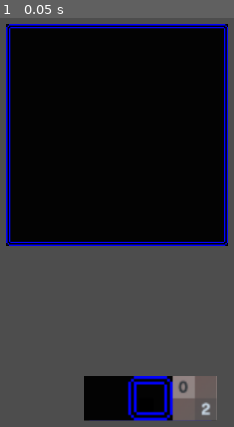
Above: before the commit, frame 1.
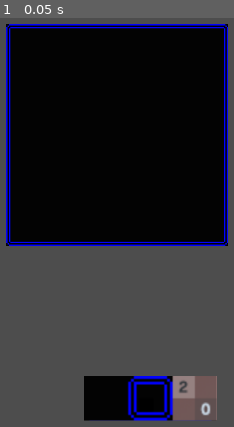
Above: after the commit, the same moment.

Repository: ScottGarryFoster/Game-PacmanInGodot
Game: Godot game, scene res://Scenes/LevelDesigner/LevelDesigner.tscn
Same seed, same stepped clock (60 frames per second), same inputs: the game is played once before the commit and once after it.
Inputs:
- Up to frame 1 (0.05 s): no input

The runs differ from the first frame. In frame 1, less than 0.1% of the frame differs, in the area x 76-91%, y 89-98%.

Commit message:
Increased size of tileset

Diff:
--- a/Pacman/Scenes/LevelDesigner/DesignerTile/DesignerTile.tscn
+++ b/Pacman/Scenes/LevelDesigner/DesignerTile/DesignerTile.tscn
@@ -7,14 +7,15 @@
 [sub_resource type="ShaderMaterial" id="ShaderMaterial_xwp36"]
 resource_local_to_scene = true
 shader = ExtResource("1_mgbci")
-shader_parameter/tilesHorizontal = 10
-shader_parameter/tilesVertical = 10
+shader_parameter/tilesHorizontal = 20
+shader_parameter/tilesVertical = 20
 shader_parameter/currentTile = Vector2(0, 0)
 
 [sub_resource type="RectangleShape2D" id="RectangleShape2D_gyr2j"]
 size = Vector2(320, 320)
 
 [node name="DesignerTile" type="Area2D"]
+scale = Vector2(2, 2)
 script = ExtResource("1_exauk")
 
 [node name="TextureRect" type="TextureRect" parent="."]
--- a/Pacman/Scenes/LevelDesigner/LevelDesigner.tscn
+++ b/Pacman/Scenes/LevelDesigner/LevelDesigner.tscn
@@ -10,13 +10,13 @@
 
 [node name="SelectedTile" parent="." instance=ExtResource("1_xgma8")]
 position = Vector2(64, 540)
-scale = Vector2(0.2, 0.2)
+scale = Vector2(0.1, 0.1)
 
 [node name="TileChooser" parent="." instance=ExtResource("3_dq5rf")]
 position = Vector2(144, 540)
 
 [node name="LevelArea" parent="." instance=ExtResource("4_yfl3j")]
 position = Vector2(32, 32)
-ScaleForEachTile = Vector2(0.1, 0.1)
+ScaleForEachTile = Vector2(0.05, 0.05)
 PixelSizeForEachTile = Vector2(32, 32)
 GridSize = Vector2i(10, 10)
--- a/Pacman/Scenes/LevelDesigner/TileChooser/TileChooser.tscn
+++ b/Pacman/Scenes/LevelDesigner/TileChooser/TileChooser.tscn
@@ -4,5 +4,5 @@
 
 [node name="TileChooser" type="Node2D"]
 script = ExtResource("1_f35y4")
-ScaleForEachTile = Vector2(0.2, 0.2)
+ScaleForEachTile = Vector2(0.1, 0.1)
 PixelSizeForEachTile = Vector2(64, 64)
Binary file changed: Pacman/Media/Tilesets/PacmanLevel.png
Not shown, added: Assets/PacmanLevel-B.psd
Not shown, added: Assets/TestTileset-10by10.png
Not shown, added: Assets/TestTileset-10by10.psd
Not shown, added: Assets/TestTileset-20by20.png
Not shown, added: Assets/TestTileset-20by20.psd
